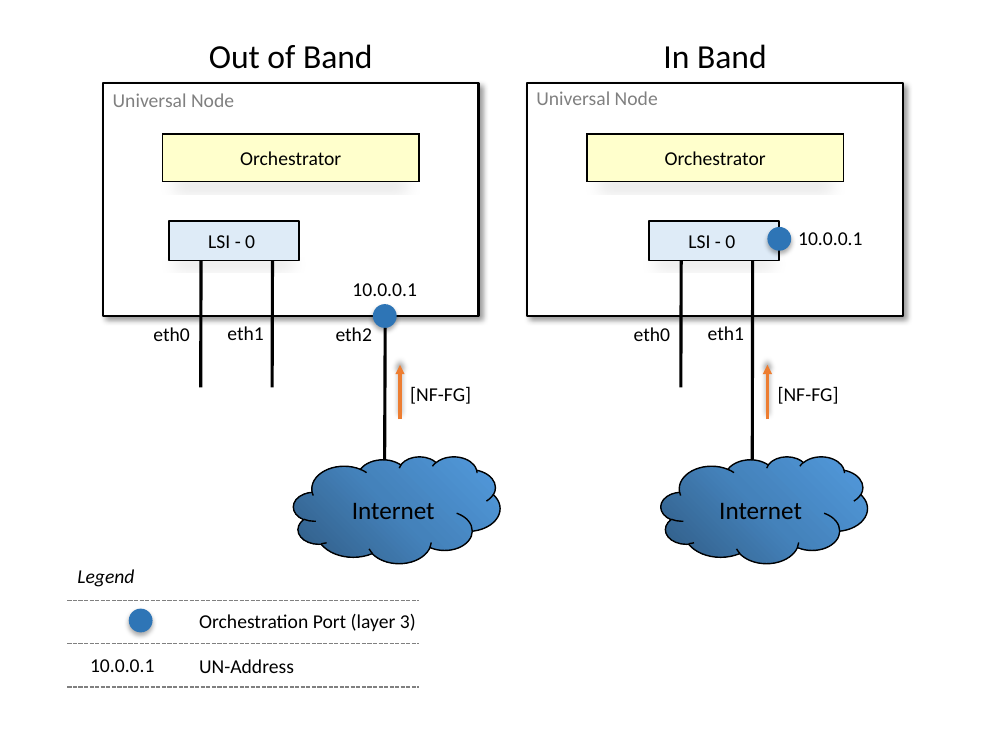
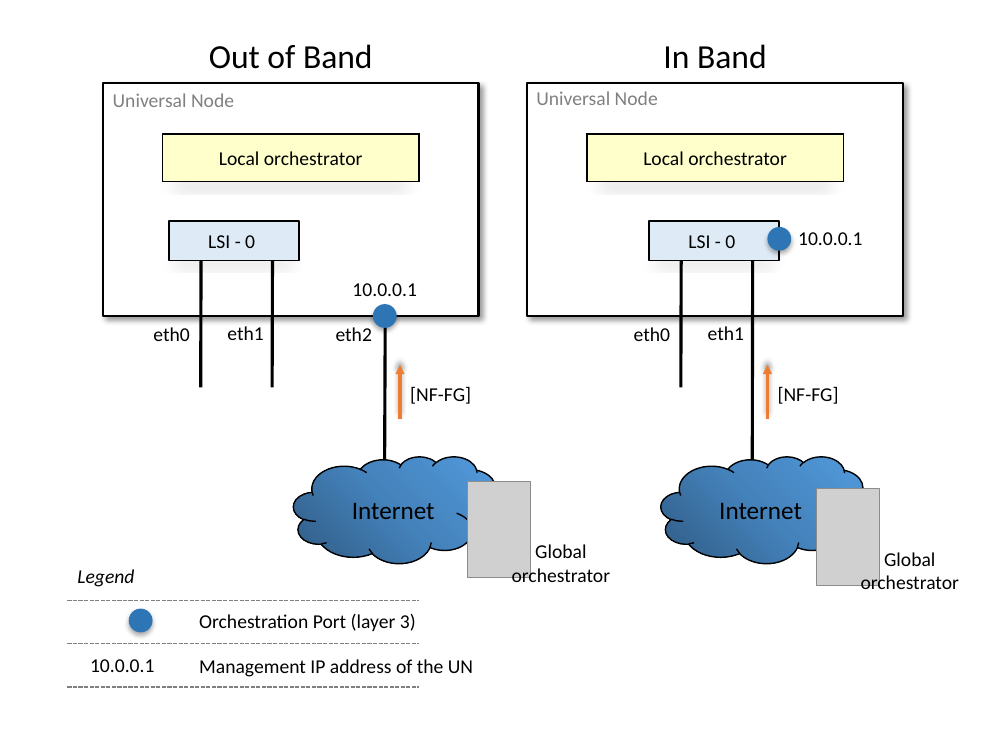
Before and after one commit to wfailla/un-orchestrator, a slide deck: slide 5 of images/Pictures.pptx. Drawn at 1008x756 pixels with LibreOffice and Linux fonts; fonts in the diff are those of the drawing; grey boxes stand for pictures. Boxes give left, top, right and bottom in pixels: in the first picture for what was removed or moved away, otherwise in the second. Text is boxed around its words. In the diff, an @@ line names an element or a change of style, - is before the commit and + after.

```diff
--- a/images/Pictures.pptx
+++ b/images/Pictures.pptx
@@ text in rectangle at <box>219,151,363,165</box>: text changed @@
-Orchestrator
+Local orchestrator
@@ text in rectangle at <box>643,151,787,165</box>: text changed @@
-Orchestrator
+Local orchestrator
@@ picture added at <box>468,481,531,578</box> @@
@@ picture added at <box>816,489,880,586</box> @@
@@ text added at <box>512,544,611,582</box>, 14 pt, text #000000 @@
+Global orchestrator
@@ text added at <box>861,552,960,589</box>, 14 pt, text #000000 @@
+Global orchestrator
@@ text at <box>199,659,473,677</box>: text changed @@
-UN-Address
+Management IP address of the UN
```
Also in this commit, not shown: 1 other file.
